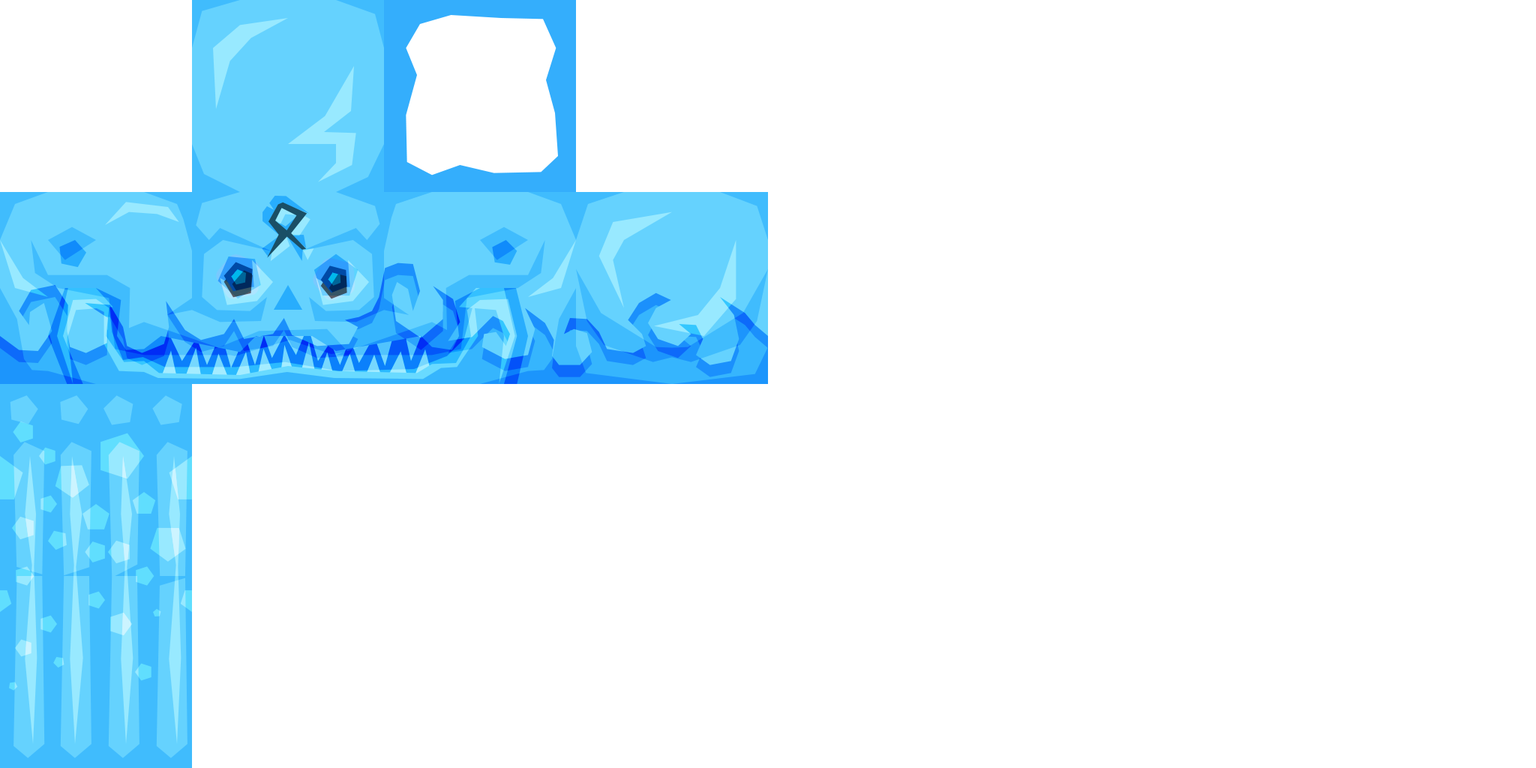
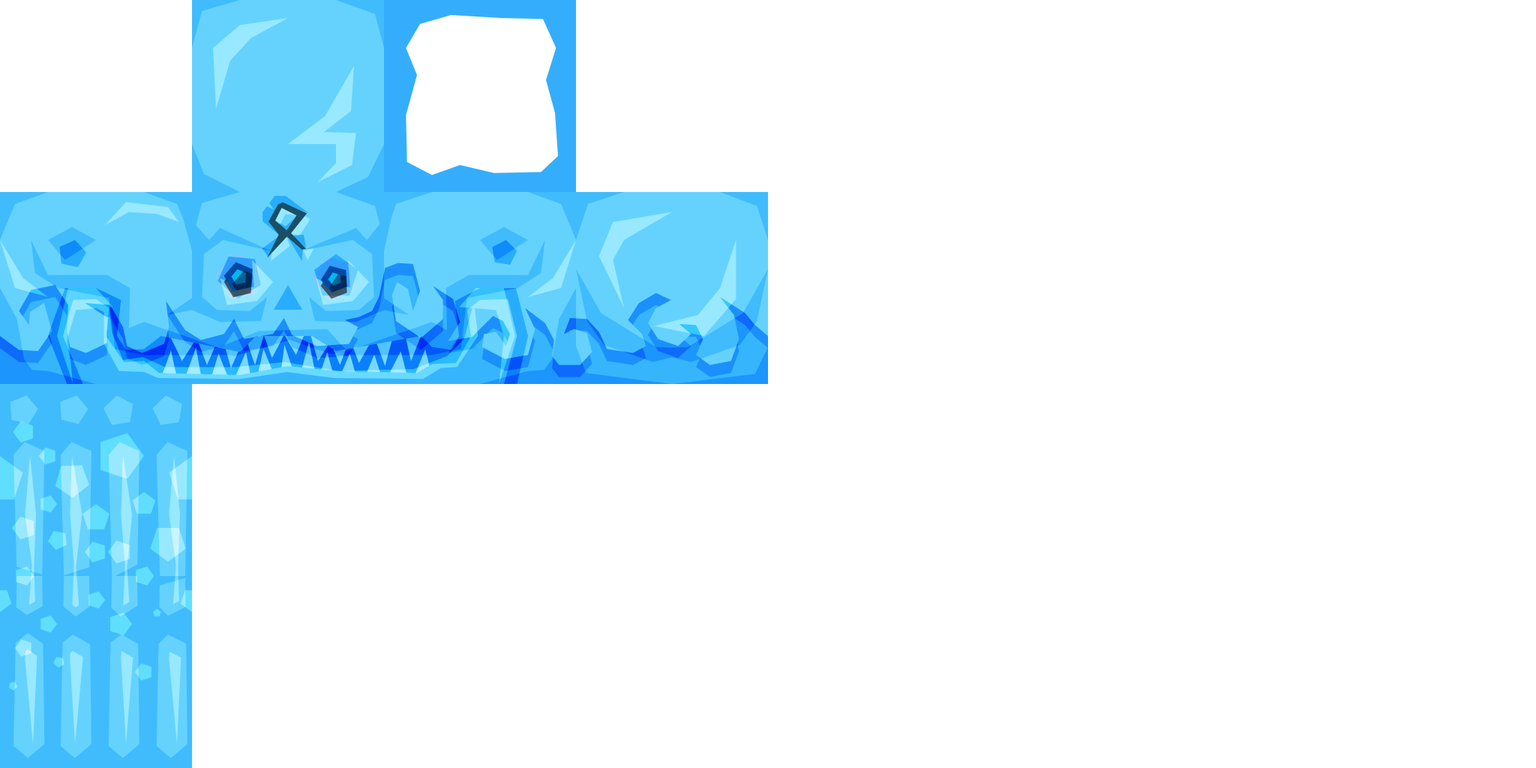
Before/after of a (1536, 768) layered artwork. What changed in the layer stack:
painted on "Forme 9", unmasked it over box(14, 600, 187, 658)
painted on "Forme 2", unmasked it over box(14, 600, 187, 658)
painted on "Forme 4", unmasked it over box(14, 600, 187, 658)
painted on "Forme 3", unmasked it over box(14, 600, 187, 658)
